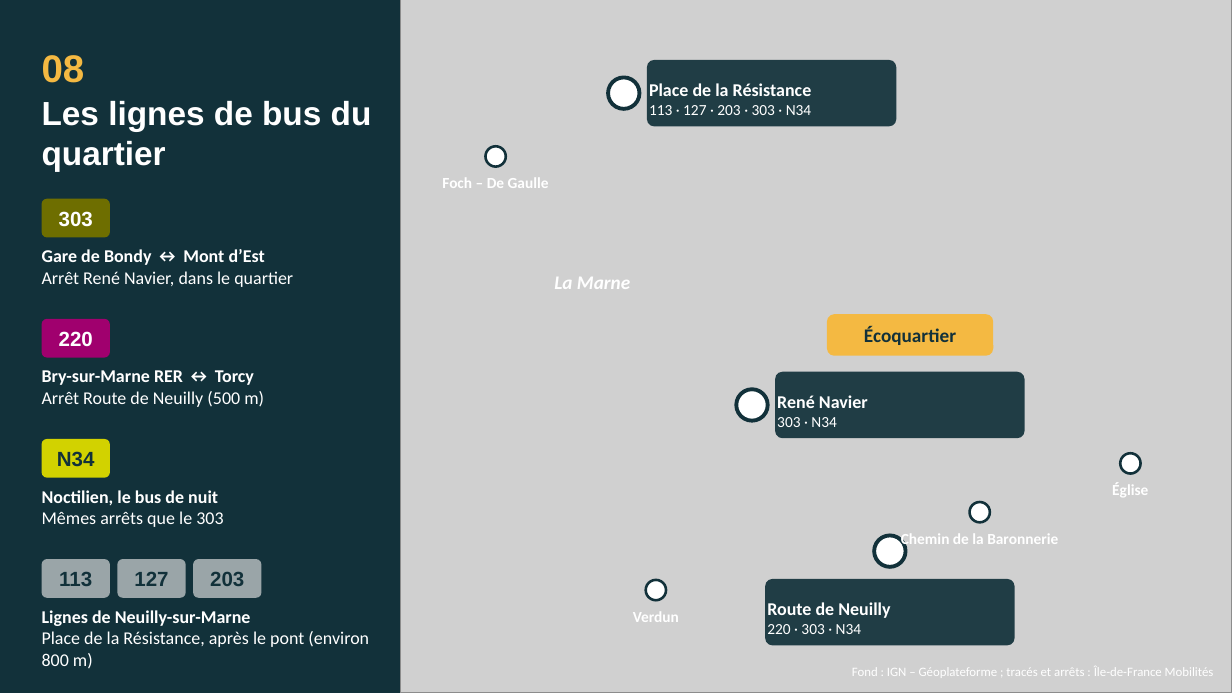
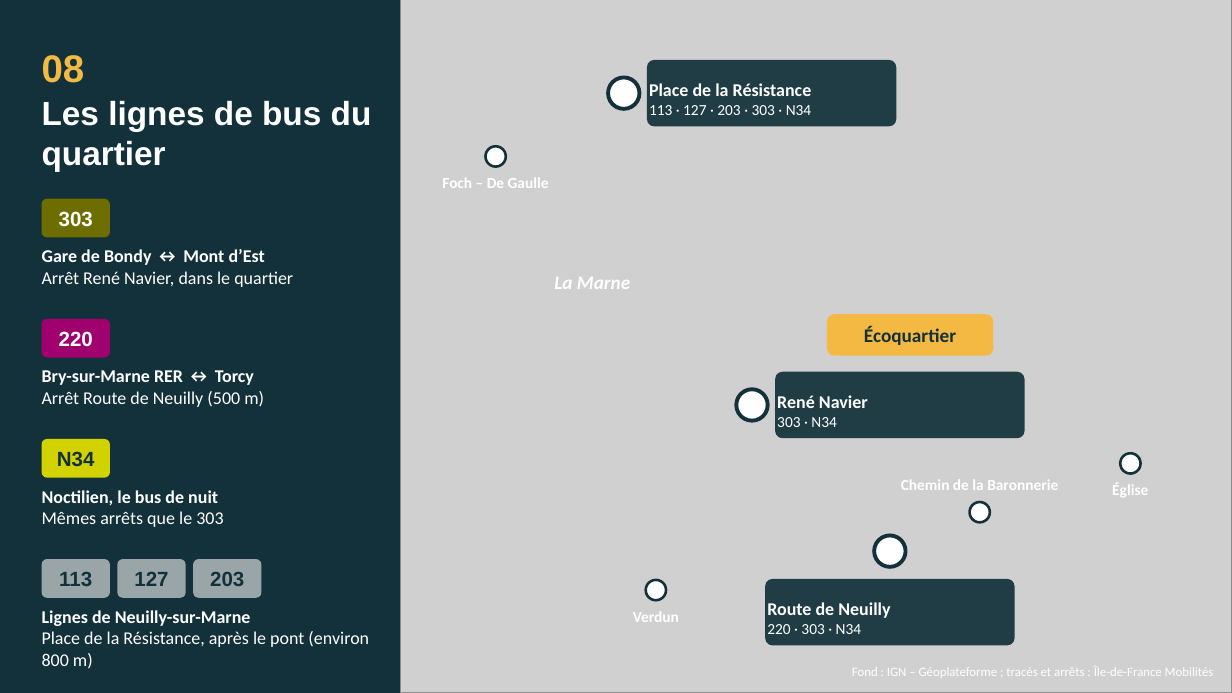
Before and after one commit to benjaminboussemart74-design/Operation_robespierre, a slide deck: slide 12 of reunion_ecoquartier_2026-10-05/Reunion_publique_Ecoquartier_vues_aeriennes.pptx. Drawn at 1232x693 pixels with LibreOffice and Linux fonts; fonts in the diff are those of the drawing; grey boxes stand for pictures. Boxes give left, top, right and bottom in pixels: in the first picture for what was removed or moved away, otherwise in the second. Text is boxed around its words. In the diff, an @@ line names an element or a change of style, - is before the commit and + after.

```diff
--- a/reunion_ecoquartier_2026-10-05/Reunion_publique_Ecoquartier_vues_aeriennes.pptx
+++ b/reunion_ecoquartier_2026-10-05/Reunion_publique_Ecoquartier_vues_aeriennes.pptx
@@ text "Chemin de la Baronnerie" rewrapped from <box>901,534,1058,548</box> to <box>901,480,1058,490</box> @@
```
Also in this commit, not shown: 1 other file.
